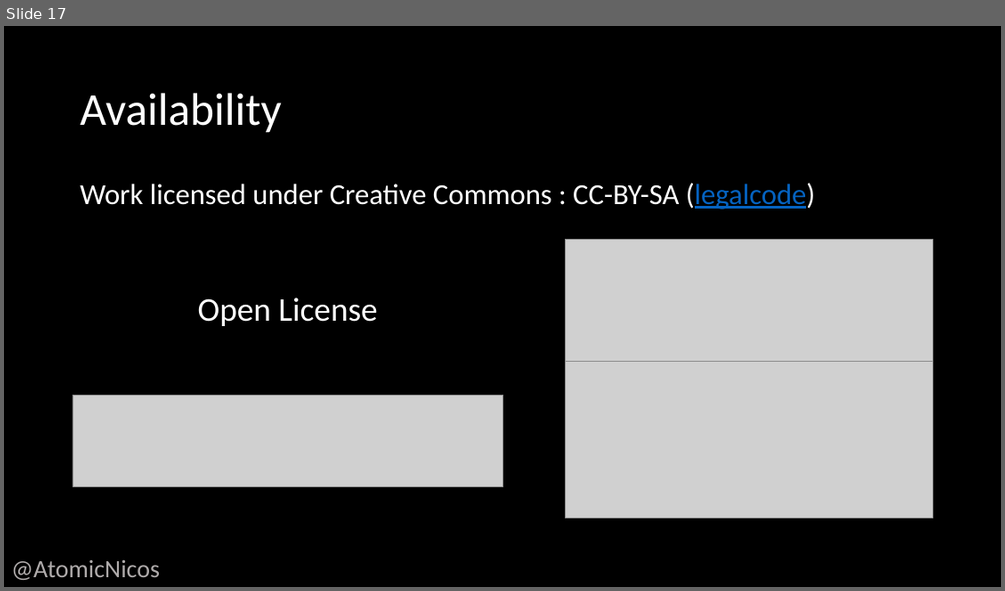
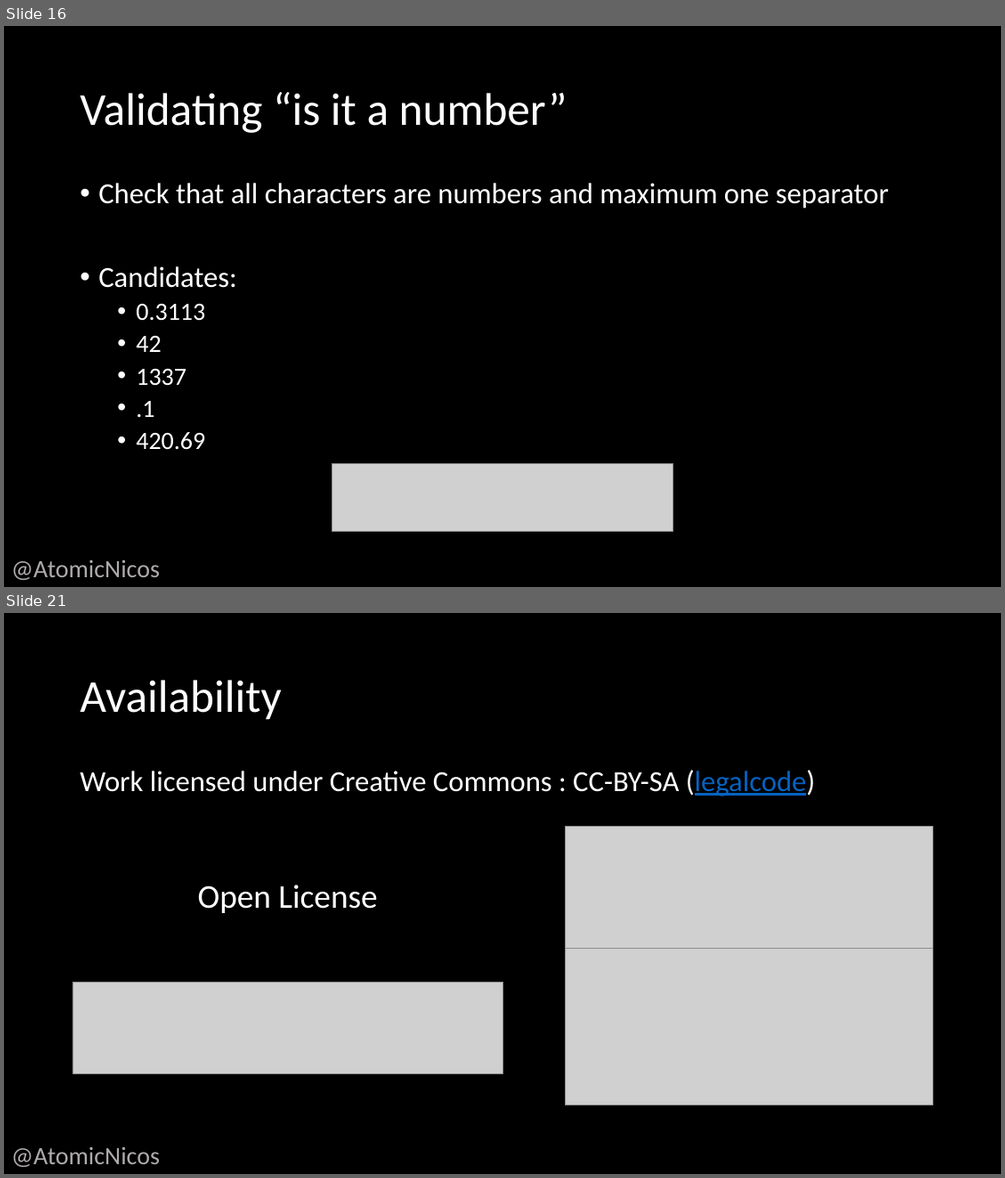
Before and after one commit to AtomicMaya/talks, a slide deck: nicolas-boeckh@bsides-ncl-workshop.pptx. Shown one above the other, each under a label of ours: slide 17 before the commit, slides 16 and 21 after it; the slides between them are not shown. The pictures are 1005x591 and 1005x1178 pixels, drawn with LibreOffice and Linux fonts; fonts in the diff are those of the drawing; grey boxes stand for pictures. Boxes give left, top, right and bottom in pixels: in the first picture for what was removed or moved away, otherwise in the second. Text is boxed around its words. In the diff, an @@ line names an element or a change of style, - is before the commit and + after.

```diff
--- a/nicolas-boeckh@bsides-ncl-workshop.pptx
+++ b/nicolas-boeckh@bsides-ncl-workshop.pptx
@@ slide 16 added at (4,26,1001,587), background #000000 @@
@@ title added at (80,92,567,133), 44 pt, text #FFFFFF @@
+Validating “is it a number”
@@ text added at (98,183,889,450), 28 pt, text #FFFFFF @@
+• Check that all characters are numbers and maximum one separator
+• Candidates:
+  • 0.3113
+  • 42
+  • 1337
+  • .1
+  • 420.69
@@ picture added at (332,464,672,531) @@
@@ text added at (11,560,160,580), 24 pt, text #AFABAB @@
+@AtomicNicos
@@ what was slide 17 is now slide 21 @@
```
Also in this commit, not shown: 14 slides changed, 3 other slides added, 8 other files.
